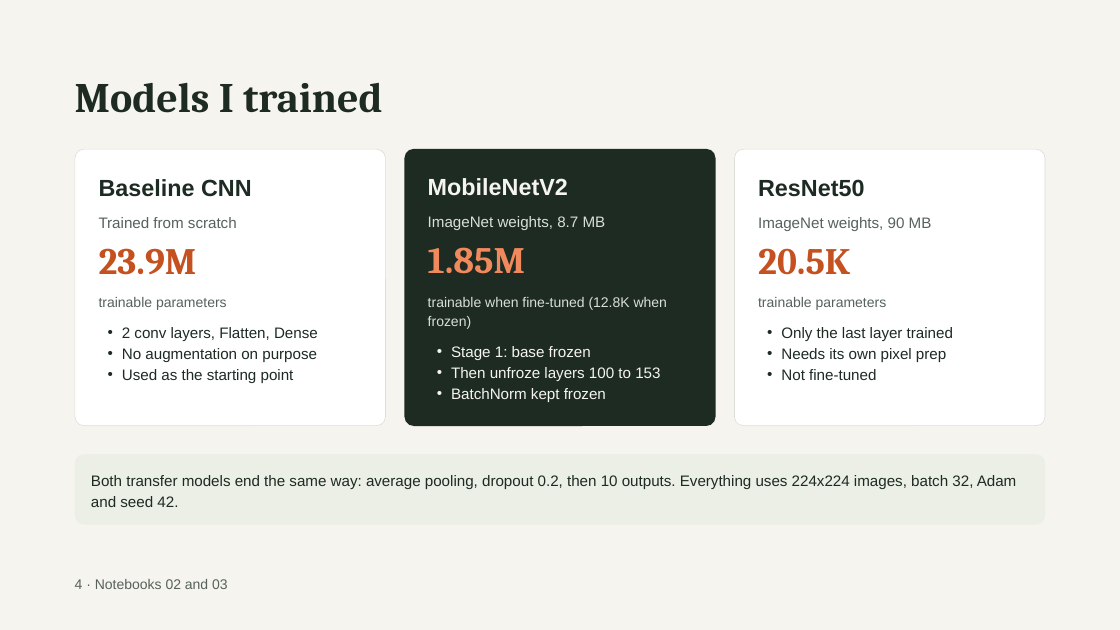
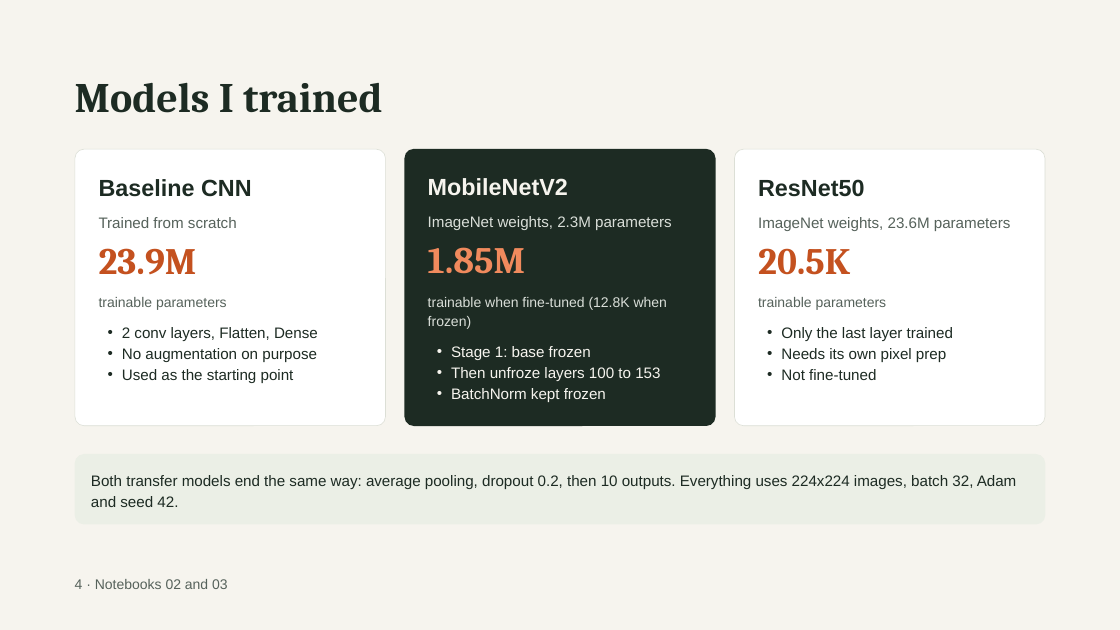
Before and after one commit to gyanesh5522apte-web/plant-disease-detection, a slide deck: slide 4 of slides/tomato_leaf_disease_detection.pptx. Drawn at 1120x630 pixels with LibreOffice and Linux fonts; fonts in the diff are those of the drawing. Boxes give left, top, right and bottom in pixels: in the first picture for what was removed or moved away, otherwise in the second. Text is boxed around its words. In the diff, an @@ line names an element or a change of style, - is before the commit and + after.

```diff
--- a/slides/tomato_leaf_disease_detection.pptx
+++ b/slides/tomato_leaf_disease_detection.pptx
@@ text at <box>428,216,672,230</box>: text changed @@
-ImageNet weights, 8.7 MB
+ImageNet weights, 2.3M parameters
@@ text at <box>758,217,1011,231</box>: text changed @@
-ImageNet weights, 90 MB
+ImageNet weights, 23.6M parameters
```
Also in this commit, not shown: 1 other slide changed.
